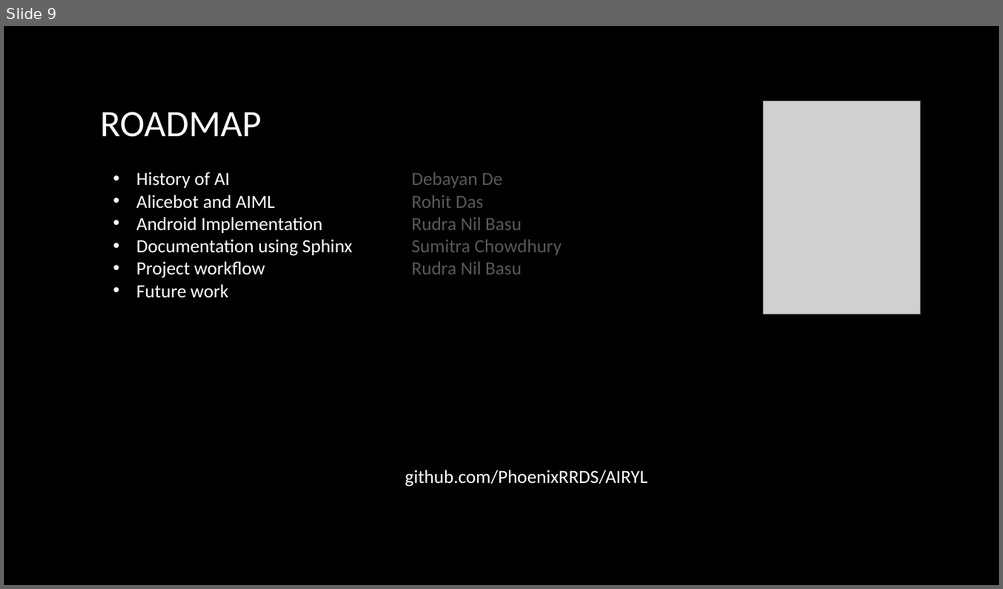
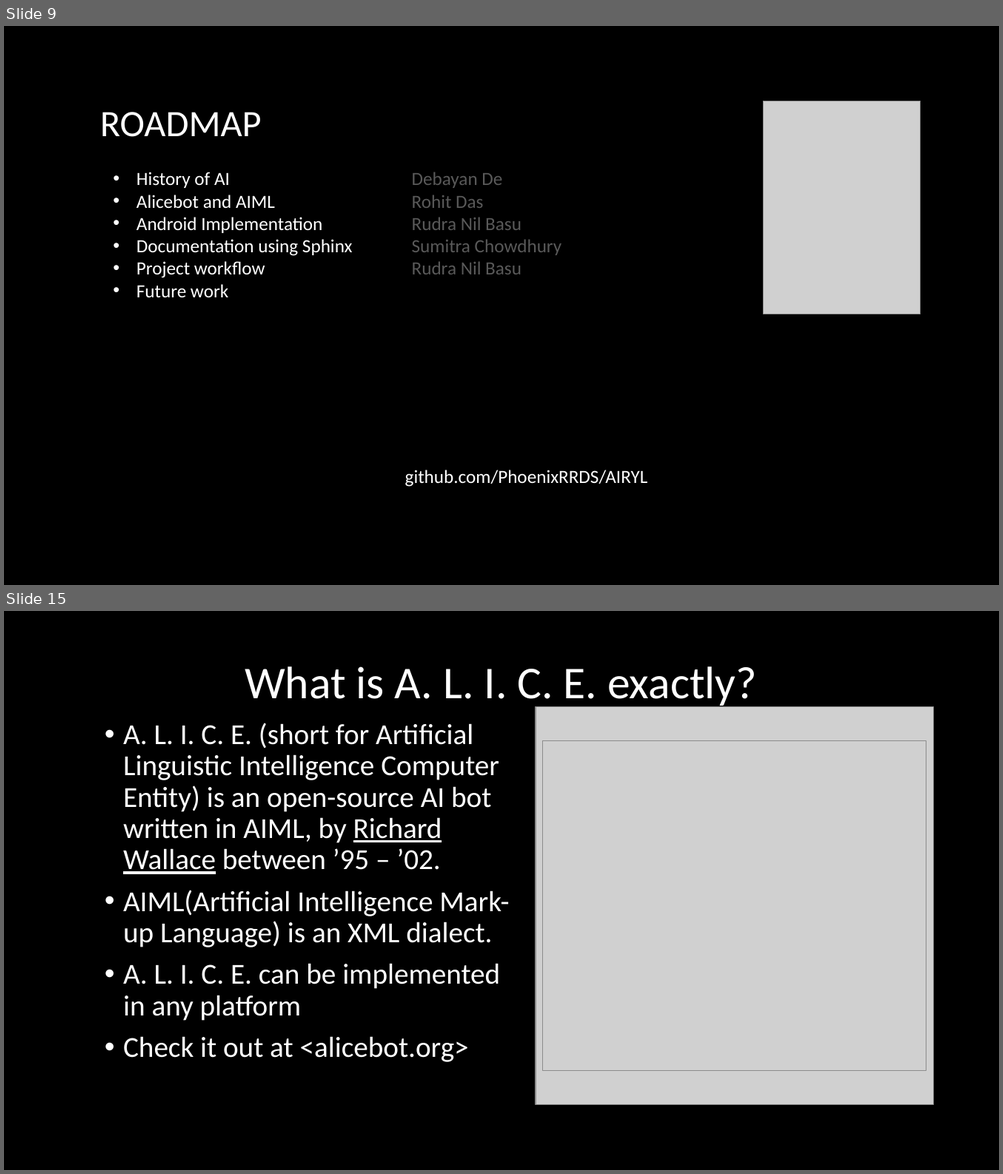
Before and after one commit to PhoenixRRDS/Presentation, a slide deck: The design and development of AIRYL.pptx. Shown one above the other, each under a label of ours: slide 9 before the commit, slides 9 and 15 after it; the slides between them are not shown. The pictures are 1003x589 and 1003x1174 pixels, drawn with LibreOffice and Linux fonts; fonts in the diff are those of the drawing; grey boxes stand for pictures. Boxes give left, top, right and bottom in pixels: in the first picture for what was removed or moved away, otherwise in the second. Text is boxed around its words. In the diff, an @@ line names an element or a change of style, - is before the commit and + after.

```diff
--- a/The design and development of AIRYL.pptx
+++ b/The design and development of AIRYL.pptx
@@ slide 15 added at (4, 611, 999, 1170), background #000000 @@
@@ title added at (244, 667, 757, 709), 44 pt, text #FFFFFF @@
+What is A. L. I. C. E. exactly?
@@ picture added at (535, 707, 933, 1105) @@
@@ text added at (123, 723, 509, 1062), 28 pt, text #FFFFFF @@
+• A. L. I. C. E. (short for Artificial Linguistic Intelligence Computer Entity) is an open-source AI bot written in AIML, by Richard Wallace between ’95 – ’02.
+• AIML(Artificial Intelligence Mark-up Language) is an XML dialect.
+• A. L. I. C. E. can be implemented in any platform
+• Check it out at <alicebot.org>
@@ picture added at (543, 741, 926, 1071) @@
```
Also in this commit, not shown: 4 slides changed, 4 other slides added.
